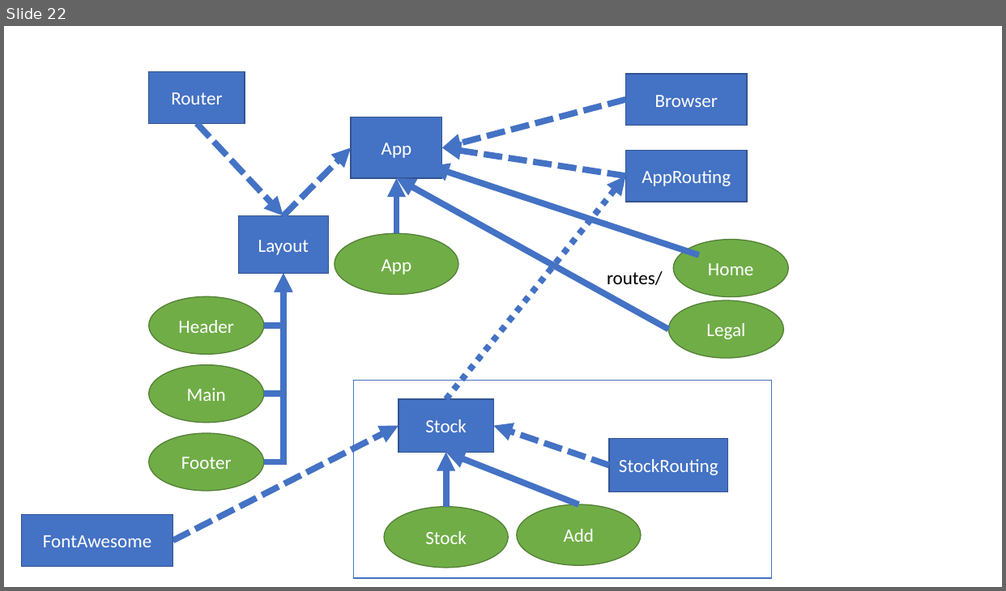
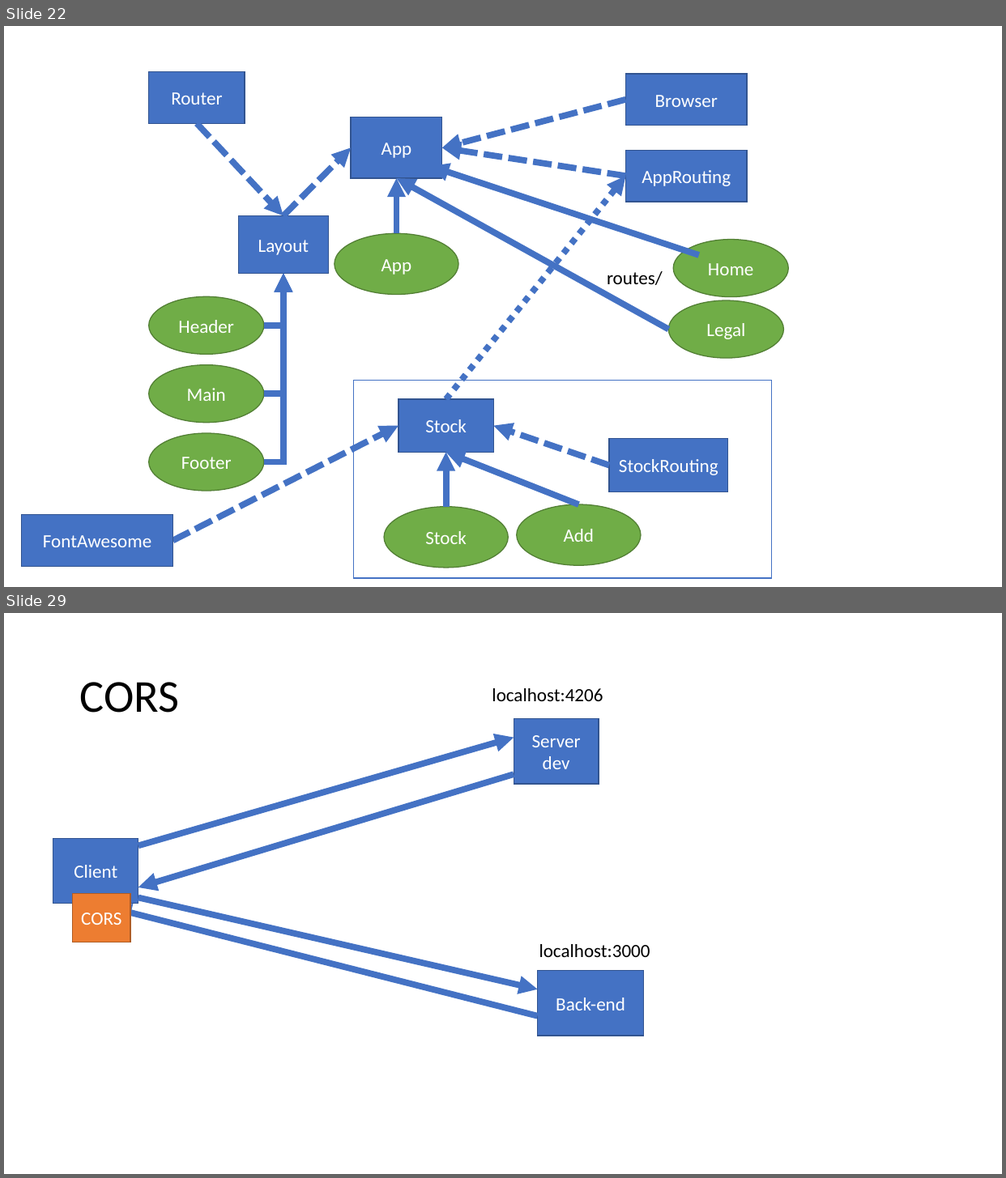
Before and after one commit to jlg-formation/agucv1-mai-2022, a slide deck: notes.pptx. Shown one above the other, each under a label of ours: slide 22 before the commit, slides 22 and 29 after it; the slides between them are not shown. The pictures are 1006x591 and 1006x1178 pixels, drawn with LibreOffice and Linux fonts; fonts in the diff are those of the drawing. Boxes give left, top, right and bottom in pixels: in the first picture for what was removed or moved away, otherwise in the second. Text is boxed around its words. In the diff, an @@ line names an element or a change of style, - is before the commit and + after.

```diff
--- a/notes.pptx
+++ b/notes.pptx
@@ slide 29 added at <box>4,613,1002,1174</box>, background #FFFFFF @@
@@ title added at <box>80,682,180,713</box>, 44 pt, text #000000 @@
+CORS
@@ text added at <box>492,688,603,701</box>, 18 pt, text #000000 @@
+localhost:4206
@@ rectangle added at <box>513,718,599,784</box>, fill #4472C4, outline #325491 1 pt, 18 pt, text #FFFFFF @@
+Server dev
@@ arrow added from (138, 845) to (513, 737), #4472C4 6 pt @@
@@ arrow added from (513, 775) to (138, 888), #4472C4 6 pt @@
@@ rectangle added at <box>53,839,138,905</box>, fill #4472C4, outline #325491 1 pt, 18 pt, text #FFFFFF @@
+Client
@@ rectangle added at <box>73,894,130,943</box>, fill #ED7D31, outline #AF5C24 1 pt, 18 pt, text #FFFFFF @@
+CORS
@@ arrow added from (138, 897) to (538, 990), #4472C4 6 pt @@
@@ arrow added from (538, 1016) to (113, 908), #4472C4 6 pt @@
@@ text added at <box>539,944,650,957</box>, 18 pt, text #000000 @@
+localhost:3000
@@ rectangle added at <box>538,971,644,1036</box>, fill #4472C4, outline #325491 1 pt, 18 pt, text #FFFFFF @@
+Back-end
```
Also in this commit, not shown: 4 slides changed, 6 other slides added.
